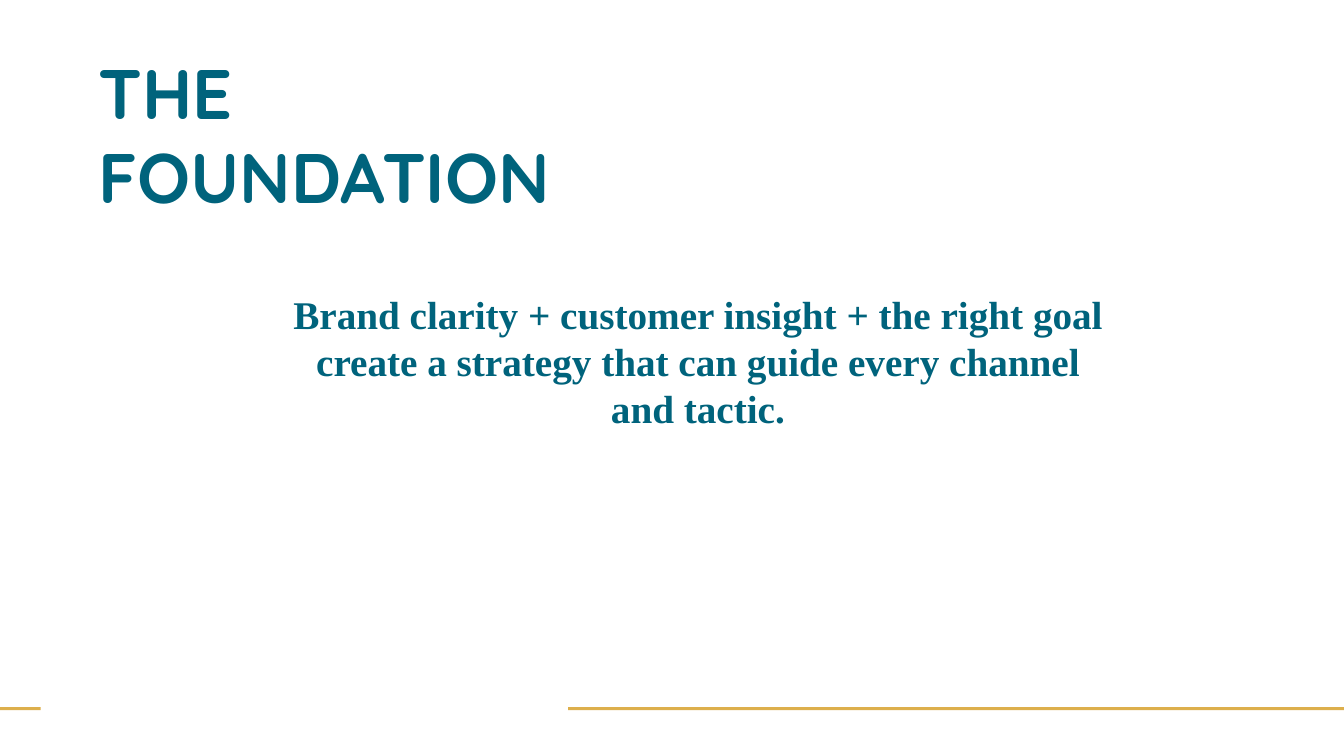
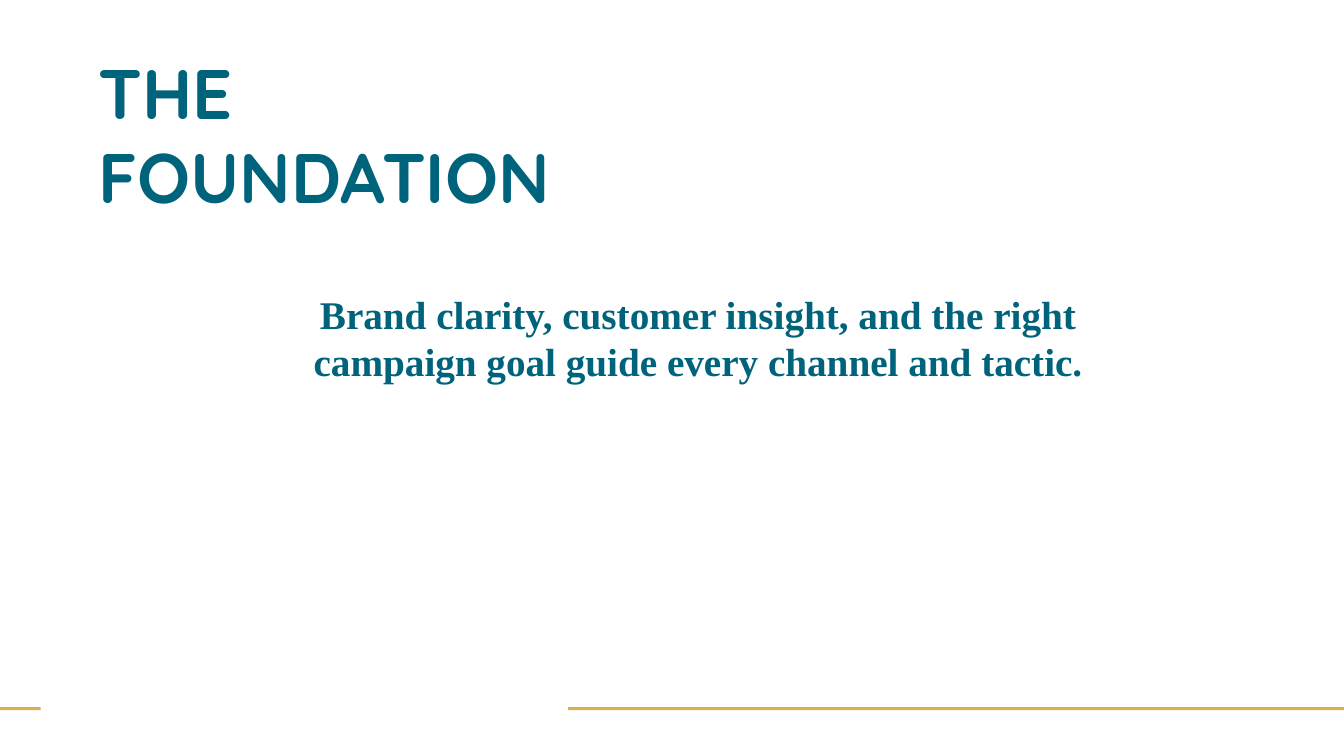
Before and after one commit to kindawilson/digitalmarketing, a slide deck: slide 18 of Week 2/The Foundation - Week 2.pptx. Drawn at 1344x756 pixels with LibreOffice and Linux fonts; fonts in the diff are those of the drawing; background and template pictures are left out. Boxes give left, top, right and bottom in pixels: in the first picture for what was removed or moved away, otherwise in the second. Text is boxed around its words. In the diff, an @@ line names an element or a change of style, - is before the commit and + after.

```diff
--- a/Week 2/The Foundation - Week 2.pptx
+++ b/Week 2/The Foundation - Week 2.pptx
@@ text at (314,301,1082,384): text changed @@
-Brand clarity + customer insight + the right goal create a strategy that can guide every channel and tactic.
+Brand clarity, customer insight, and the right campaign goal guide every channel and tactic.
```
Also in this commit, not shown: 14 other slides changed, 2 slides added, 2 slides removed, 1 other file.
